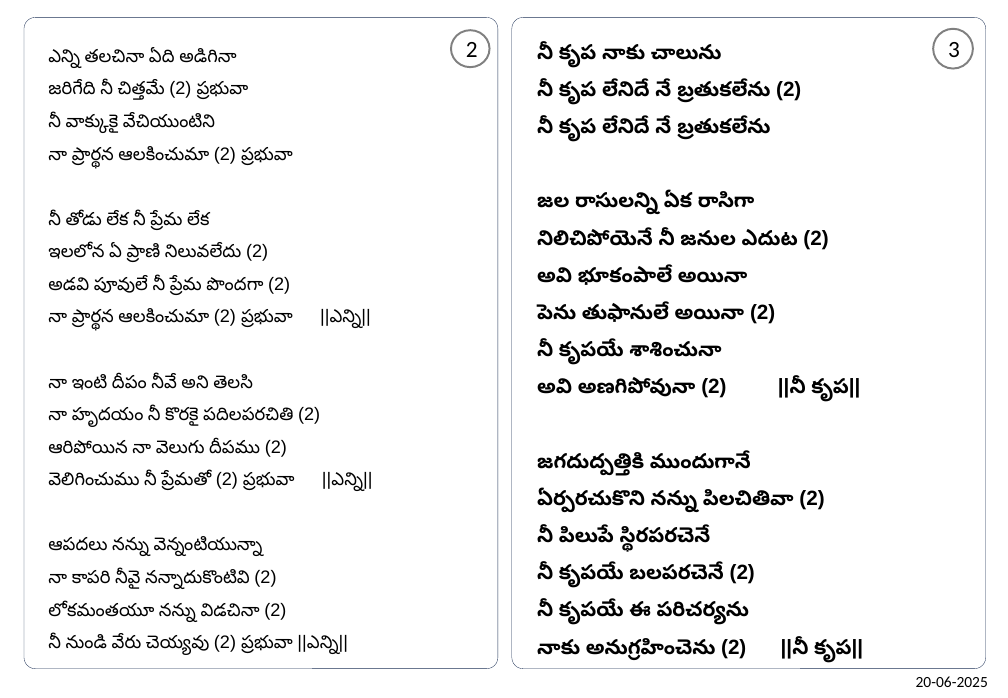
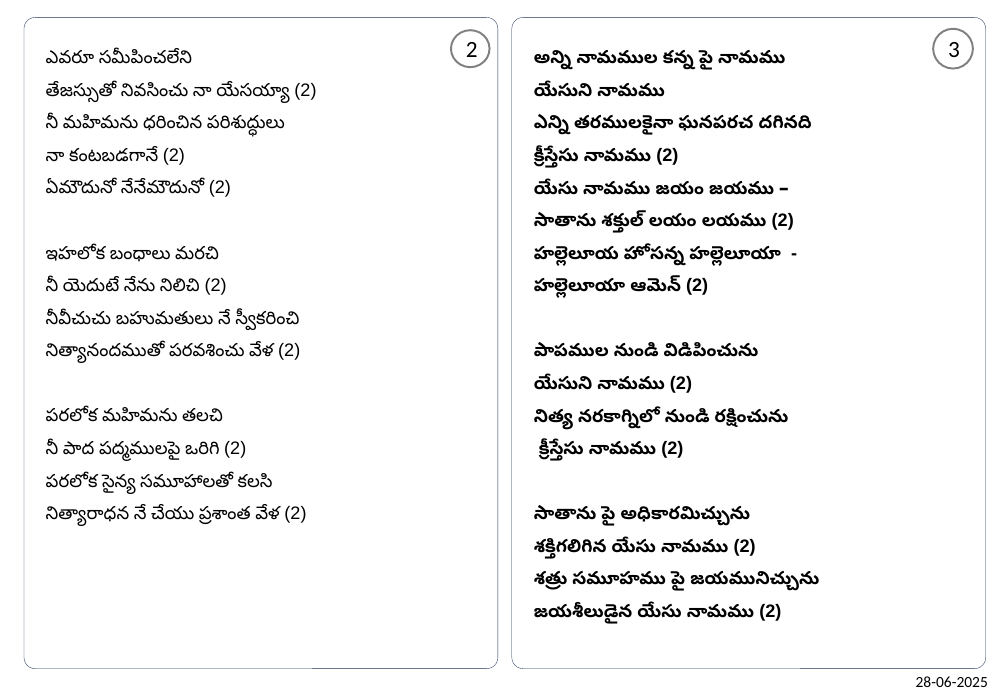
Before and after one commit to venu-webdev/songsDb, a slide deck: slide 2 of songsTemplate.pptx. Drawn at 1008x698 pixels with LibreOffice and Linux fonts; fonts in the diff are those of the drawing. Boxes give left, top, right and bottom in pixels: in the first picture for what was removed or moved away, otherwise in the second. Text is boxed around its words. In the diff, an @@ line names an element or a change of style, - is before the commit and + after.

```diff
--- a/songsTemplate.pptx
+++ b/songsTemplate.pptx
@@ text at (x1=46, y1=50, x2=316, y2=526): text changed @@
-ఎన్ని తలచినా ఏది అడిగినా
-జరిగేది నీ చిత్తమే (2) ప్రభువా
-నీ వాక్కుకై వేచియుంటిని
-నా ప్రార్థన ఆలకించుమా (2) ప్రభువా
-నీ తోడు లేక నీ ప్రేమ లేక
-ఇలలోన ఏ ప్రాణి నిలువలేదు (2)
-అడవి పూవులే నీ ప్రేమ పొందగా (2)
-నా ప్రార్థన ఆలకించుమా (2) ప్రభువా ||ఎన్ని||
-నా ఇంటి దీపం నీవే అని తెలసి
-నా హృదయం నీ కొరకై పదిలపరచితి (2)
-ఆరిపోయిన నా వెలుగు దీపము (2)
-వెలిగించుము నీ ప్రేమతో (2) ప్రభువా ||ఎన్ని||
-ఆపదలు నన్ను వెన్నంటియున్నా
-నా కాపరి నీవై నన్నాదుకొంటివి (2)
-లోకమంతయూ నన్ను విడచినా (2)
-నీ నుండి వేరు చెయ్యవు (2) ప్రభువా ||ఎన్ని||
+ఎవరూ సమీపించలేని
+తేజస్సుతో నివసించు నా యేసయ్యా (2)
+నీ మహిమను ధరించిన పరిశుద్ధులు
+నా కంటబడగానే (2)
+ఏమౌదునో నేనేమౌదునో (2)
+ఇహలోక బంధాలు మరచి
+నీ యెదుటే నేను నిలిచి (2)
+నీవీచుచు బహుమతులు నే స్వీకరించి
+నిత్యానందముతో పరవశించు వేళ (2)
+పరలోక మహిమను తలచి
+నీ పాద పద్మములపై ఒరిగి (2)
+పరలోక సైన్య సమూహాలతో కలసి
+నిత్యారాధన నే చేయు ప్రశాంత వేళ (2)
@@ text at (x1=534, y1=50, x2=819, y2=624): text changed; size 16 to 14 pt @@
-నీ కృప నాకు చాలును
-నీ కృప లేనిదే నే బ్రతుకలేను (2)
-నీ కృప లేనిదే నే బ్రతుకలేను
-జల రాసులన్ని ఏక రాసిగా
-నిలిచిపోయెనే నీ జనుల ఎదుట (2)
-అవి భూకంపాలే అయినా
-పెను తుఫానులే అయినా (2)
-నీ కృపయే శాశించునా
-అవి అణగిపోవునా (2) ||నీ కృప||
-జగదుద్పత్తికి ముందుగానే
-ఏర్పరచుకొని నన్ను పిలచితివా (2)
-నీ పిలుపే స్థిరపరచెనే
-నీ కృపయే బలపరచెనే (2)
-నీ కృపయే ఈ పరిచర్యను
-నాకు అనుగ్రహించెను (2) ||నీ కృప||
+అన్ని నామముల కన్న పై నామము
+యేసుని నామము
+ఎన్ని తరములకైనా ఘనపరచ దగినది
+క్రీస్తేసు నామము (2)
+యేసు నామము జయం జయము –
+సాతాను శక్తుల్ లయం లయము (2)
+హల్లెలూయ హోసన్న హల్లెలూయా -
+హల్లెలూయా ఆమెన్ (2)
+పాపముల నుండి విడిపించును
+యేసుని నామము (2)
+నిత్య నరకాగ్నిలో నుండి రక్షించును
+క్రీస్తేసు నామము (2)
+సాతాను పై అధికారమిచ్చును
+శక్తిగలిగిన యేసు నామము (2)
+శత్రు సమూహము పై జయమునిచ్చును
+జయశీలుడైన యేసు నామము (2)
@@ text at (x1=916, y1=676, x2=988, y2=687): text changed @@
-20-06-2025
+28-06-2025
```
Also in this commit, not shown: 1 other slide changed, 6 other files.
